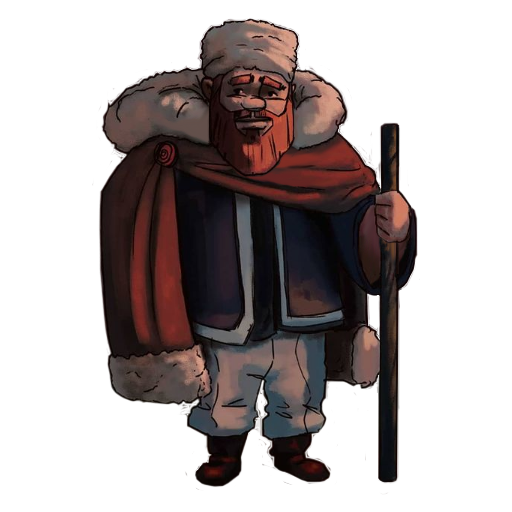
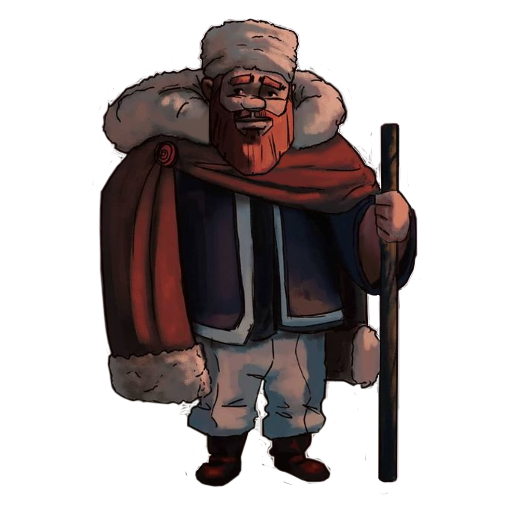
The second w=512, h=512 image is a revision of the first. Changes to its layers:
added layer "manto" above "legs" over [92, 65, 420, 495]
added layer "legs" above "body" over [179, 329, 336, 485]
painted on "body" over [92, 65, 352, 491]
